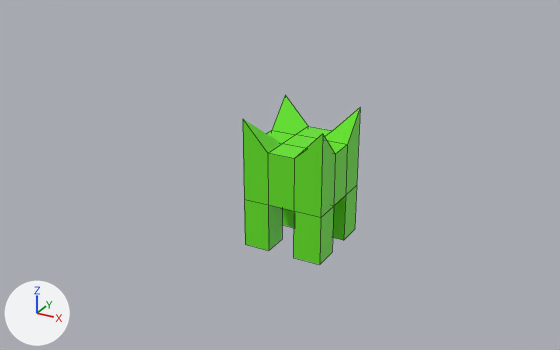
One commit to the FBX model Content/castle.fbx: the scene before it, then after it.
Rendered twice from a 50 mm lens placed at (7.69, -15.05, 6.84), pointed at (-0.3, -0.53, -0.41). Arrows for +X, +Y and +Z are at lower left; the lights stay in place. Mesh edges are drawn as thin lines.
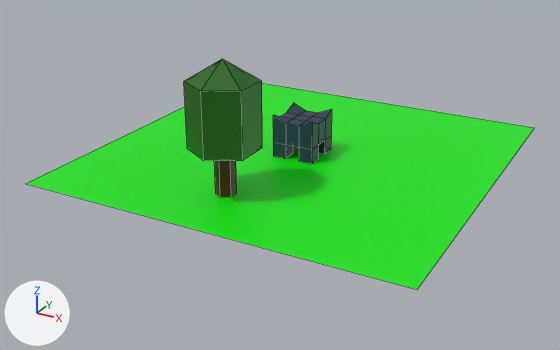
The change, as a list of edits to the scene's bpy script:
```text
Add mat_material:
    mat_material = principled_material('Material')
    mat_material.base_color = (0.0202, 0.0428, 0.0818)  # dark blue #273a51
Add mat_material_001:
    mat_material_001 = principled_material('Material.001')
    mat_material_001.base_color = (0.000636, 0.8, 0.0)  # green #02e700
Add mat_material_002:
    mat_material_002 = principled_material('Material.002')
    mat_material_002.base_color = (0.0116, 0.128, 0.00121)  # dark green #1c6404
Add mat_material_003:
    mat_material_003 = principled_material('Material.003')
    mat_material_003.base_color = (0.0748, 0.0077, 0.00479)  # dark red #4d150f
Change me_cube:
    used by ob_cube; location = (0.0, 0.0, 0.0)
    remove me_cube.from_pydata(...)  # 48 vertices, 46 faces; spans x -1.0..1.0, y -1.0..1.0, z -2.21..1.0
    remove me_cube.materials.append(mat_mymaterial)  # green #65e721
    add me_cube.from_pydata(...)  # 48 vertices, 46 faces; spans x -0.5..0.5, y -0.5..0.5, z 0.02..1.02
    me_cube part 1: the whole mesh is rebuilt
    add me_cube.materials.append(mat_material)  # dark blue #273a51
Add me_plane:
    me_plane.from_pydata([(-4.39, -4.39, 0.0), (4.39, -4.39, 0.0), (-4.39, 4.39, 0.0), (4.39, 4.39, 0.0)], [], [(0, 1, 3, 2)])
    me_plane.materials.append(mat_material_001)  # green #02e700
Add me_cylinder:
    me_cylinder.from_pydata(...)  # 25 vertices, 25 faces; spans x -1.02..0.3, y -3.51..-1.98, z -0.07..2.87
    # faces by material slot: [18, 7]
    me_cylinder.materials.append(mat_material_002)  # dark green #1c6404
    me_cylinder.materials.append(mat_material_003)  # dark red #4d150f
Add ob_plane:
    ob_plane = bpy.data.objects.new('Plane', me_plane)
    ob_plane.location = (0.0, 0.0, 0.0)
Add ob_cylinder:
    ob_cylinder = bpy.data.objects.new('Cylinder', me_cylinder)
    ob_cylinder.location = (0.0, 0.0, 0.0)
```

Where the change shows, as pixel boxes [x1, y1, x2, y2] in the pictures (560 x 350 px):
'Plane', added (green): after [26, 83, 534, 290]
'Cube', reshaped (49% narrower, 64% shorter): before [243, 95, 360, 265]; after [273, 103, 332, 164]
'Cylinder', added (green): after [184, 59, 262, 197]
    faces in mat_material_002 (dark green #1c6404): [184, 59, 262, 161]
    faces in mat_material_003 (dark red #4d150f): [214, 161, 237, 197]
